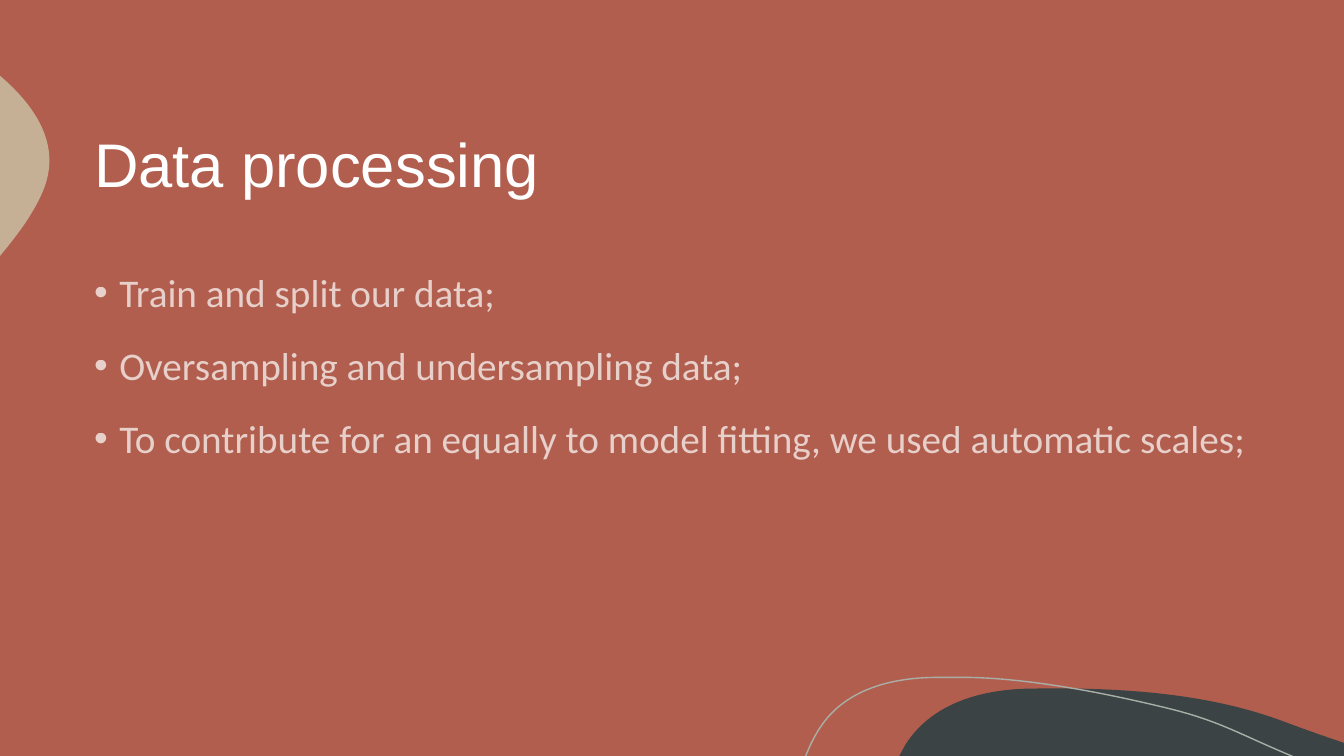
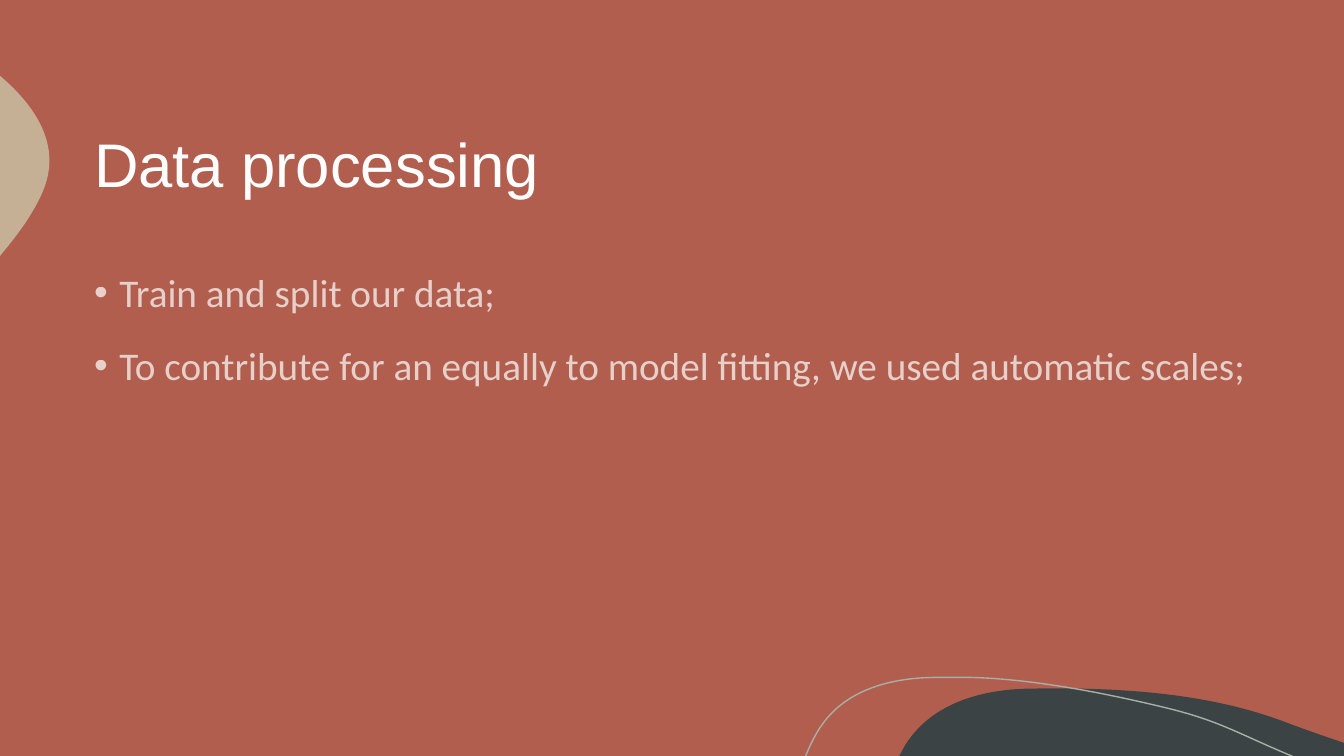
Before and after one commit to itsdomsantos/IART-2022, a slide deck: slide 8 of proj2/iart_proj2_final.pptx (slide 6 before the commit). Drawn at 1344x756 pixels with LibreOffice and Linux fonts; fonts in the diff are those of the drawing. Boxes give left, top, right and bottom in pixels: in the first picture for what was removed or moved away, otherwise in the second. Text is boxed around its words. In the diff, an @@ line names an element or a change of style, - is before the commit and + after.

```diff
--- a/proj2/iart_proj2_final.pptx
+++ b/proj2/iart_proj2_final.pptx
@@ text at box(119, 353, 742, 387): paragraph removed @@
-• Oversampling and undersampling data;
```
Also in this commit, not shown: 3 other slides changed, 4 slides added, 1 slide removed.
